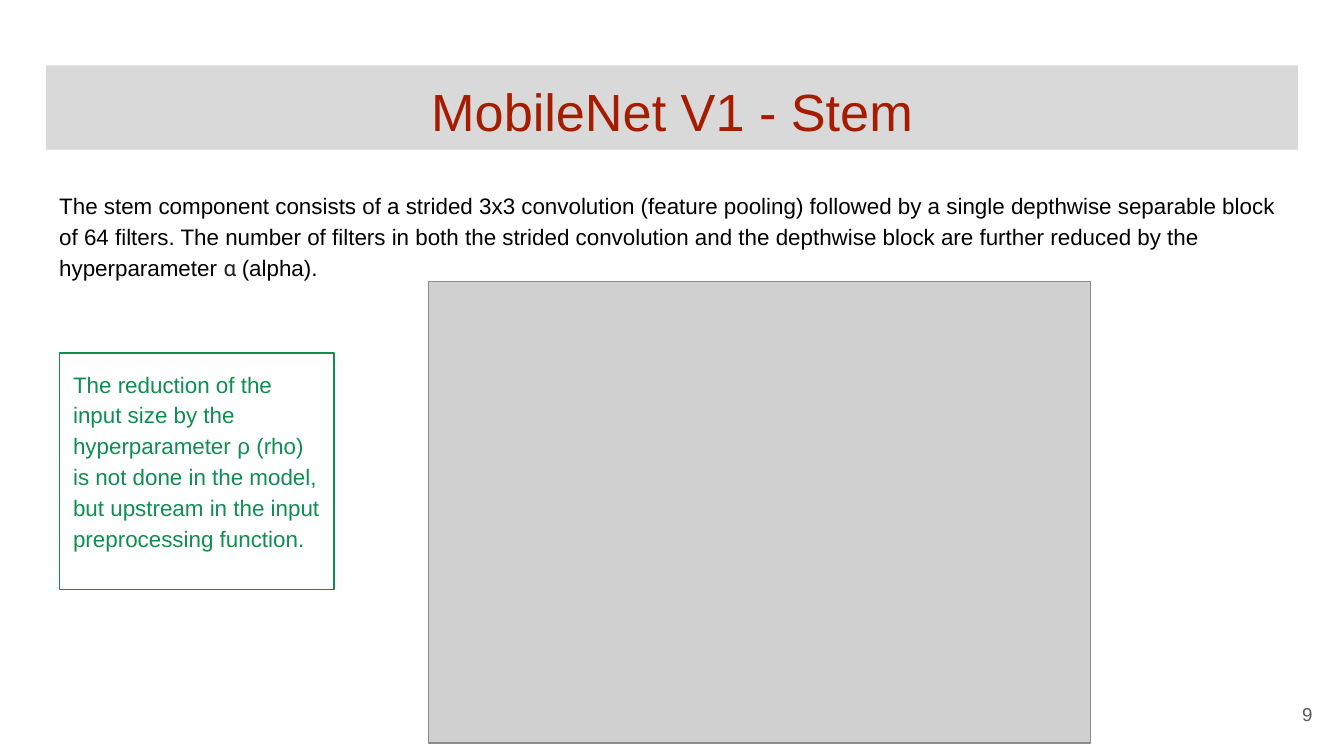
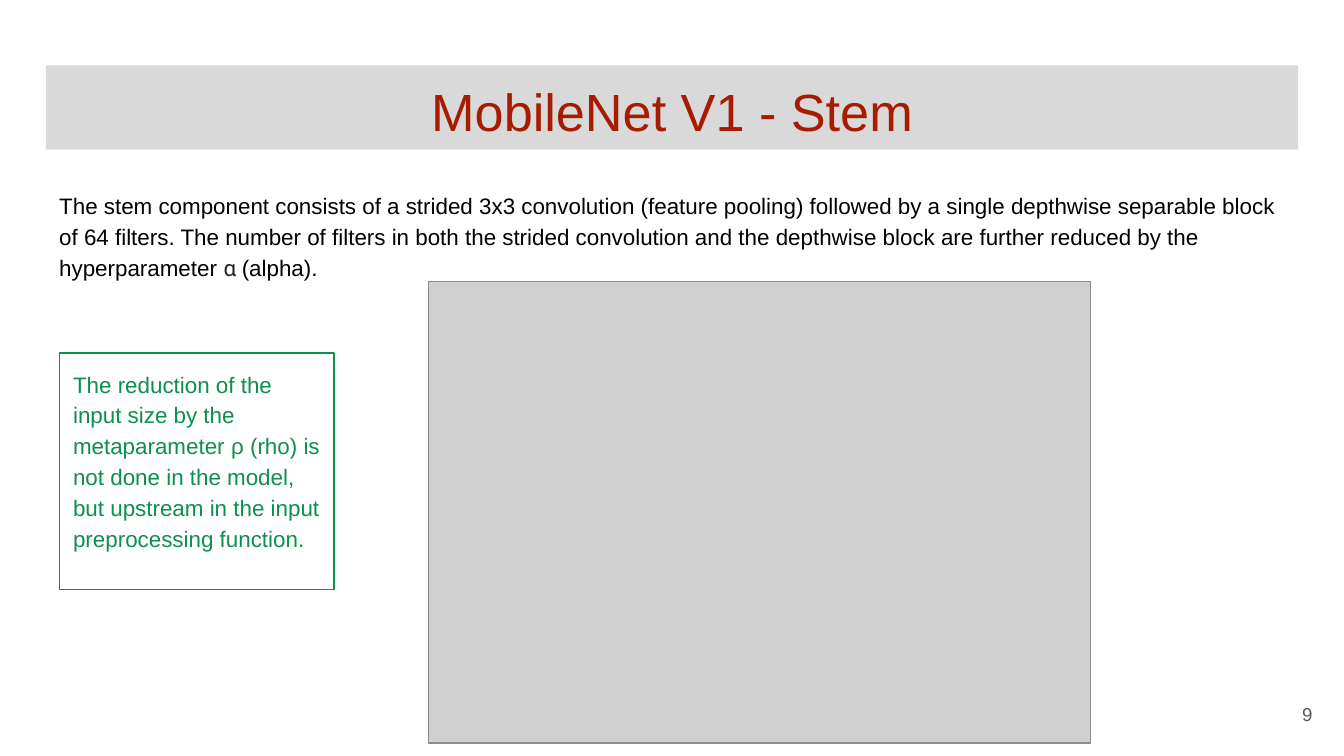
Before and after one commit to GoogleCloudPlatform/keras-idiomatic-programmer, a slide deck: slide 9 of books/deep-learning-design-patterns/Workshops/Junior/Deep Learning Design Patterns - Workshop - Chapter 4.pptx. Drawn at 1344x756 pixels with LibreOffice and Linux fonts; fonts in the diff are those of the drawing; grey boxes stand for pictures. Boxes give left, top, right and bottom in pixels: in the first picture for what was removed or moved away, otherwise in the second. Text is boxed around its words. In the diff, an @@ line names an element or a change of style, - is before the commit and + after.

```diff
--- a/books/deep-learning-design-patterns/Workshops/Junior/Deep Learning Design Patterns - Workshop - Chapter 4.pptx
+++ b/books/deep-learning-design-patterns/Workshops/Junior/Deep Learning Design Patterns - Workshop - Chapter 4.pptx
@@ text in rectangle at (73, 376, 320, 552): text changed @@
-The reduction of the input size by the hyperparameter ρ (rho) is not done in the model, but upstream in the input preprocessing function.
+The reduction of the input size by the metaparameter ρ (rho) is not done in the model, but upstream in the input preprocessing function.
```
Also in this commit, not shown: 7 other slides changed.
